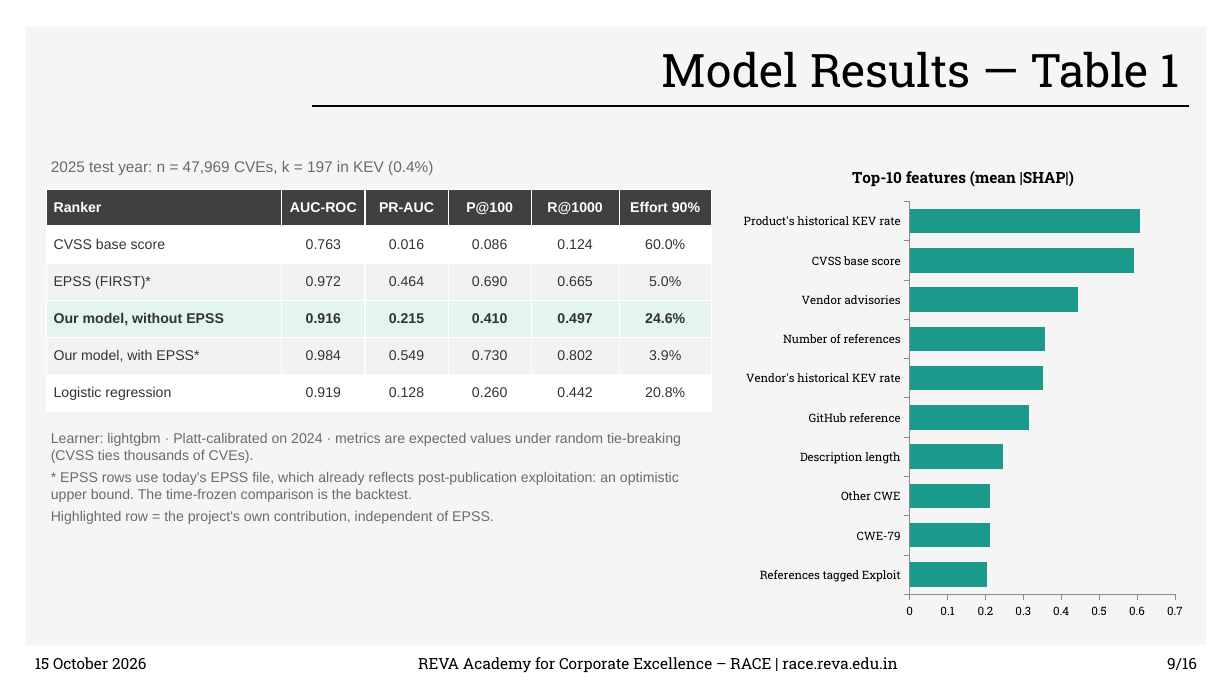
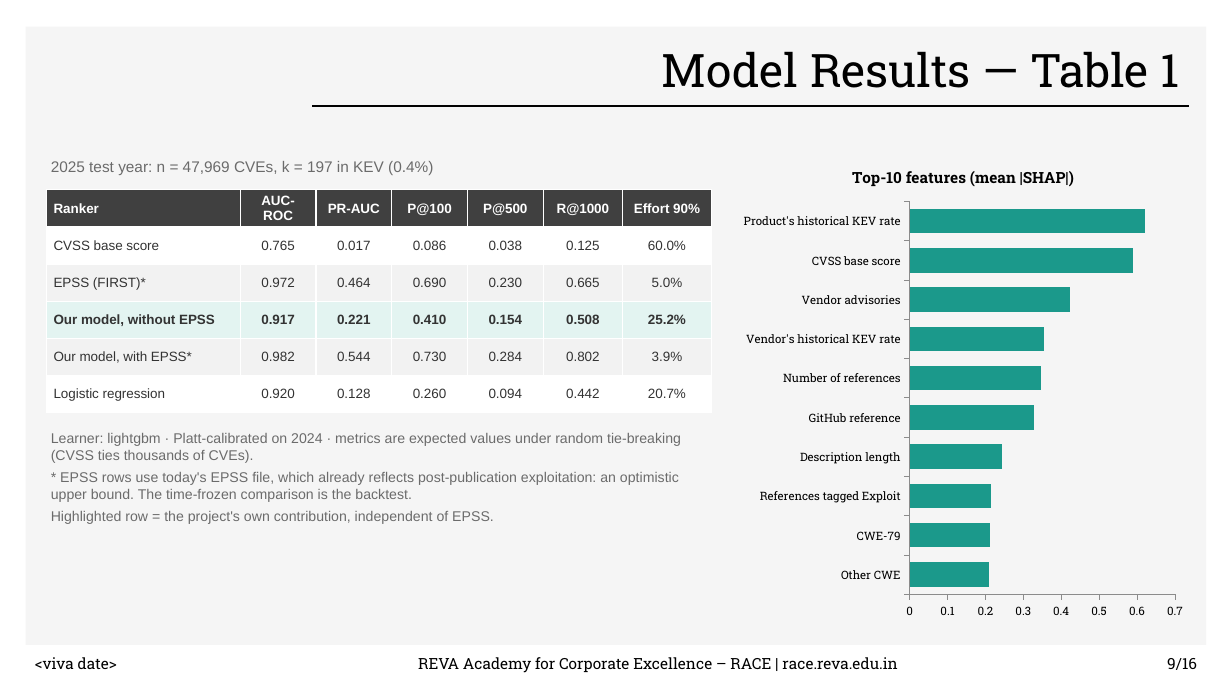
Before and after one commit to akilkumarmn/sbom-risk-engine, a slide deck: slide 9 of docs/deck/Cap2_SBOM_Risk_Engine_results.pptx. Drawn at 1232x693 pixels with LibreOffice and Linux fonts; fonts in the diff are those of the drawing; background and template pictures are left out. Boxes give left, top, right and bottom in pixels: in the first picture for what was removed or moved away, otherwise in the second. Text is boxed around its words. In the diff, an @@ line names an element or a change of style, - is before the commit and + after.

```diff
--- a/docs/deck/Cap2_SBOM_Risk_Engine_results.pptx
+++ b/docs/deck/Cap2_SBOM_Risk_Engine_results.pptx
@@ bar chart at (735, 148, 1192, 628) @@
-categories: References tagged Exploit, CWE-79, Other CWE, Description length, GitHub reference, Vendor's historical KEV rate, Number of references, Vendor advisories, CVSS base score, Product's historical KEV rate
+categories: Other CWE, CWE-79, References tagged Exploit, Description length, GitHub reference, Number of references, Vendor's historical KEV rate, Vendor advisories, CVSS base score, Product's historical KEV rate
-Series 1: 0.2, 0.21, 0.21, 0.25, 0.32, 0.35, 0.36, 0.44, 0.59, 0.61
+Series 1: 0.21, 0.21, 0.21, 0.24, 0.33, 0.35, 0.35, 0.42, 0.59, 0.62
@@ table at (46, 189, 712, 411) @@
-column 2: AUC-ROC | 0.763 | 0.972 | 0.916 | 0.984 | 0.919
+column 2: AUC-ROC | 0.765 | 0.972 | 0.917 | 0.982 | 0.920
-column 3: PR-AUC | 0.016 | 0.464 | 0.215 | 0.549 | 0.128
+column 3: PR-AUC | 0.017 | 0.464 | 0.221 | 0.544 | 0.128
-column 5: R@1000 | 0.124 | 0.665 | 0.497 | 0.802 | 0.442
-column 6: Effort 90% | 60.0% | 5.0% | 24.6% | 3.9% | 20.8%
+column 5: P@500 | 0.038 | 0.230 | 0.154 | 0.284 | 0.094
+column 6: R@1000 | 0.125 | 0.665 | 0.508 | 0.802 | 0.442
+column 7: Effort 90% | 60.0% | 5.0% | 25.2% | 3.9% | 20.7%
@@ text at (35, 657, 117, 669): text changed @@
-15 October 2026
+<viva date>
```
Also in this commit, not shown: 15 other slides changed, 32 other files.
